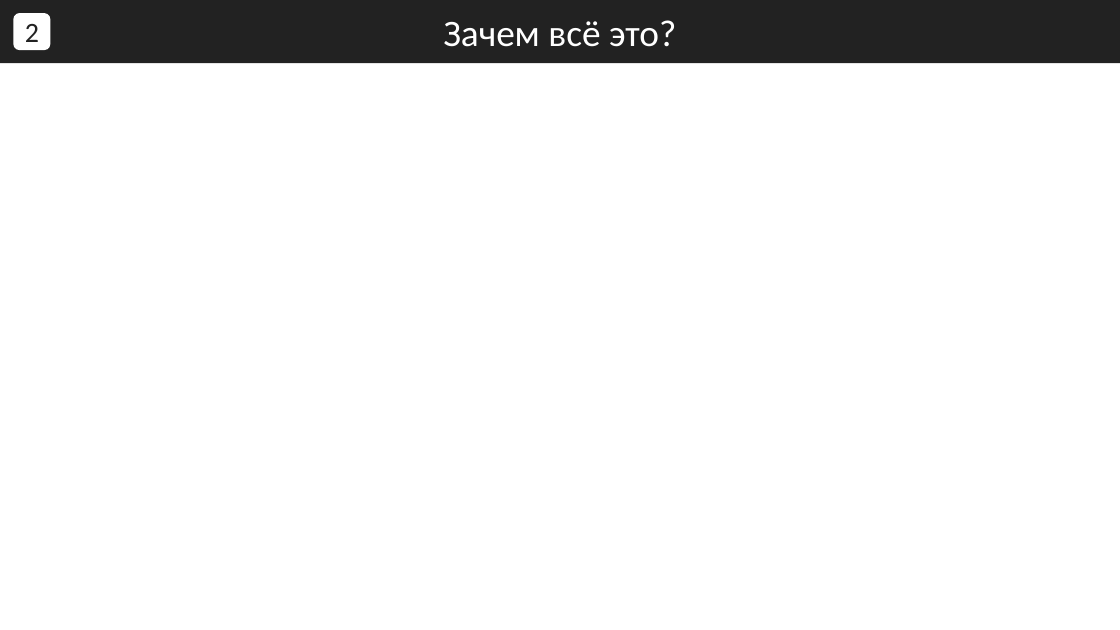
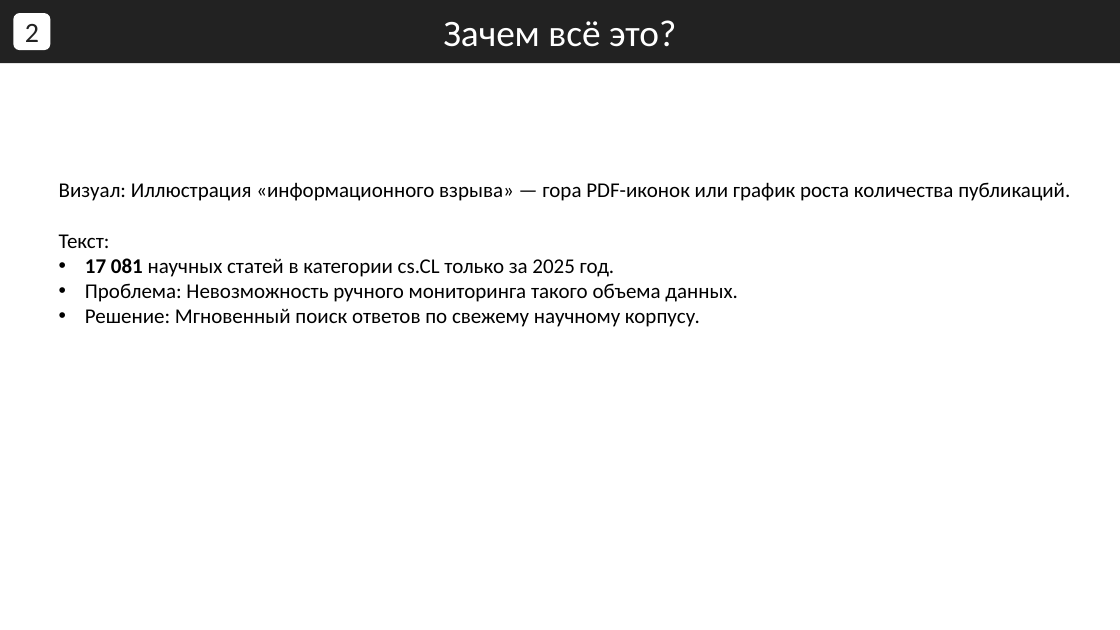
Before and after one commit to ConstDemi/ragarxiv, a slide deck: slide 2 of arXiv_Presentation.pptx. Drawn at 1120x630 pixels with LibreOffice and Linux fonts; fonts in the diff are those of the drawing. Boxes give left, top, right and bottom in pixels: in the first picture for what was removed or moved away, otherwise in the second. Text is boxed around its words. In the diff, an @@ line names an element or a change of style, - is before the commit and + after.

```diff
--- a/arXiv_Presentation.pptx
+++ b/arXiv_Presentation.pptx
@@ text added at bbox=[59, 182, 1070, 327], 18 pt, text #000000 @@
+Визуал: Иллюстрация «информационного взрыва» — гора PDF-иконок или график роста количества публикаций.
+Текст:
+• 17 081 научных статей в категории cs.CL только за 2025 год.
+• Проблема: Невозможность ручного мониторинга такого объема данных.
+• Решение: Мгновенный поиск ответов по свежему научному корпусу.
```
Also in this commit, not shown: 8 other slides changed, 1 slide added, 4 slides removed.
